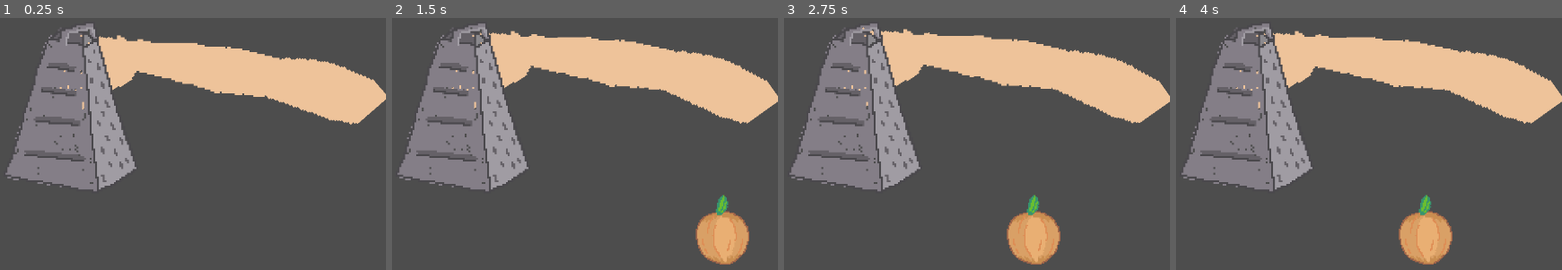
Above: before the commit, frames 1-4 (left to right).
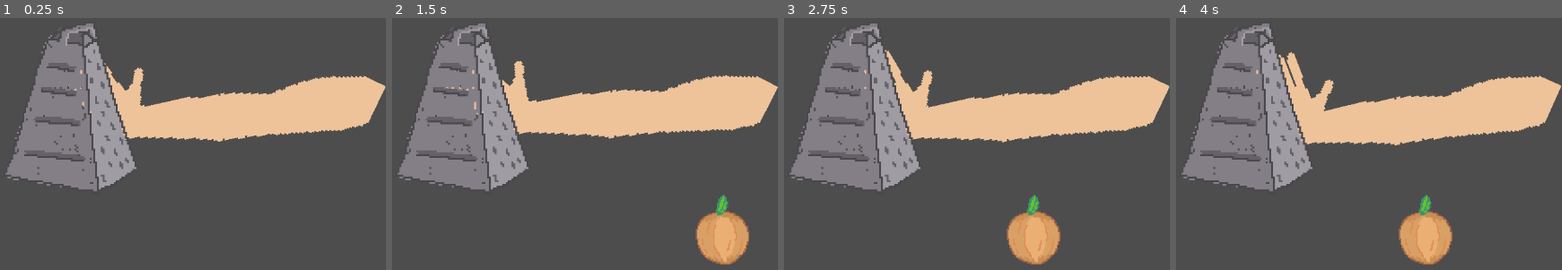
Above: after the commit, the same moments.

Repository: PeaceMonster/EpicWe-Gamejam2024
Game: Godot game, scene res://scenes/main.tscn
Two runs of this game, one before a commit and one after it. Both use one fixed random seed, a clock stepped at 60 frames per second and the inputs below.
Inputs (mouse positions are in pixels of both pictures, inside the frame that each line leads up to):
- Up to frame 1 (0.25 s): no input
- Up to frame 2 (1.5 s): move the mouse to (457, 98) at 0.52 s; move the mouse to (outside the picture) at 1.27 s
- Up to frame 3 (2.75 s): move the mouse to (830, 93) at 2.02 s
- Up to frame 4 (4 s): tap Enter at 2.75 s; move the mouse to (1195, 106) at 2.77 s; tap Space at 3.5 s; move the mouse to (1257, 103) at 3.52 s

The runs differ from the first frame. In frame 1, 17% of the frame differs, in the area x 15-100%, y 6-50%; in frame 2, 18%; in frame 3, 19%, in the area x 15-100%, y 3-50%; in frame 4, 19%.

Commit message:
Fixed hand grab center

Diff:
--- a/project.godot
+++ b/project.godot
@@ -12,7 +12,7 @@
 
 config/name="Epic We-gamejam 2024"
 run/main_scene="res://scenes/main.tscn"
-config/features=PackedStringArray("4.3", "Forward Plus")
+config/features=PackedStringArray("4.2", "Forward Plus")
 config/icon="res://icon.svg"
 
 [autoload]
@@ -27,6 +27,6 @@
 
 skip_item={
 "deadzone": 0.5,
-"events": [Object(InputEventKey,"resource_local_to_scene":fa …(172 unchanged characters)… eycode":83,"key_label":0,"unicode":115,"location":0,"echo":false,"script":null)
+"events": [Object(InputEventKey,"resource_local_to_scene":fa …(172 unchanged characters)… eycode":83,"key_label":0,"unicode":115,"echo":false,"script":null)
 ]
 }
--- a/scenes/GrateComponent/grate_chunks.gd
+++ b/scenes/GrateComponent/grate_chunks.gd
@@ -1,6 +1,6 @@
 extends CPUParticles2D
 
-@export var grate_component : GrateComponent
+@export var grate_component: GrateComponent
 
 func emit() -> void:
 	self.emitting = true
--- a/scenes/GrateComponent/gratecomponent.tscn
+++ b/scenes/GrateComponent/gratecomponent.tscn
@@ -1,11 +1,28 @@
-[gd_scene load_steps=2 format=3 uid="uid://dfeuomg6mlqm6"]
+[gd_scene load_steps=3 format=3 uid="uid://dfeuomg6mlqm6"]
 
 [ext_resource type="Script" path="res://scenes/GrateComponent/gratecomponent.gd" id="1_yf6ho"]
+[ext_resource type="Texture2D" uid="uid://yrcgjsq4eiv" path="res://Assets/chunk.png" id="2_eupy6"]
 
 [node name="gratecomponent" type="Area2D"]
 collision_layer = 2
 collision_mask = 2
 script = ExtResource("1_yf6ho")
 
+[node name="CPUParticles2D" type="CPUParticles2D" parent="."]
+emitting = false
+amount = 20
+one_shot = true
+texture = ExtResource("2_eupy6")
+emission_shape = 1
+emission_sphere_radius = 20.0
+direction = Vector2(-1, -1)
+spread = 20.0
+initial_velocity_min = 300.0
+initial_velocity_max = 300.0
+angular_velocity_min = 10.0
+angular_velocity_max = 10.0
+angle_min = -30.0
+angle_max = -30.0
+
 [connection signal="area_entered" from="." to="." method="_on_area_entered"]
 [connection signal="area_exited" from="." to="." method="_on_area_exited"]
--- a/scenes/VisualArm2/visual_arm_2.tscn
+++ b/scenes/VisualArm2/visual_arm_2.tscn
@@ -96,8 +96,7 @@
 texture = ExtResource("3_b88la")
 
 [node name="Bone2D" type="Bone2D" parent="Skeleton2D/Bone2D/Bone2D/Bone2D"]
-position = Vector2(36.985, -0.340561)
-rotation = 2.57618
+position = Vector2(21.9799, 0.867065)
 scale = Vector2(1.00001, 1.00001)
 rest = Transform2D(1, 0, 0, 1, 44, 0)
 auto_calculate_length_and_angle = false
Not shown: 1 places in scenes/main.tscn that only renumber resources
